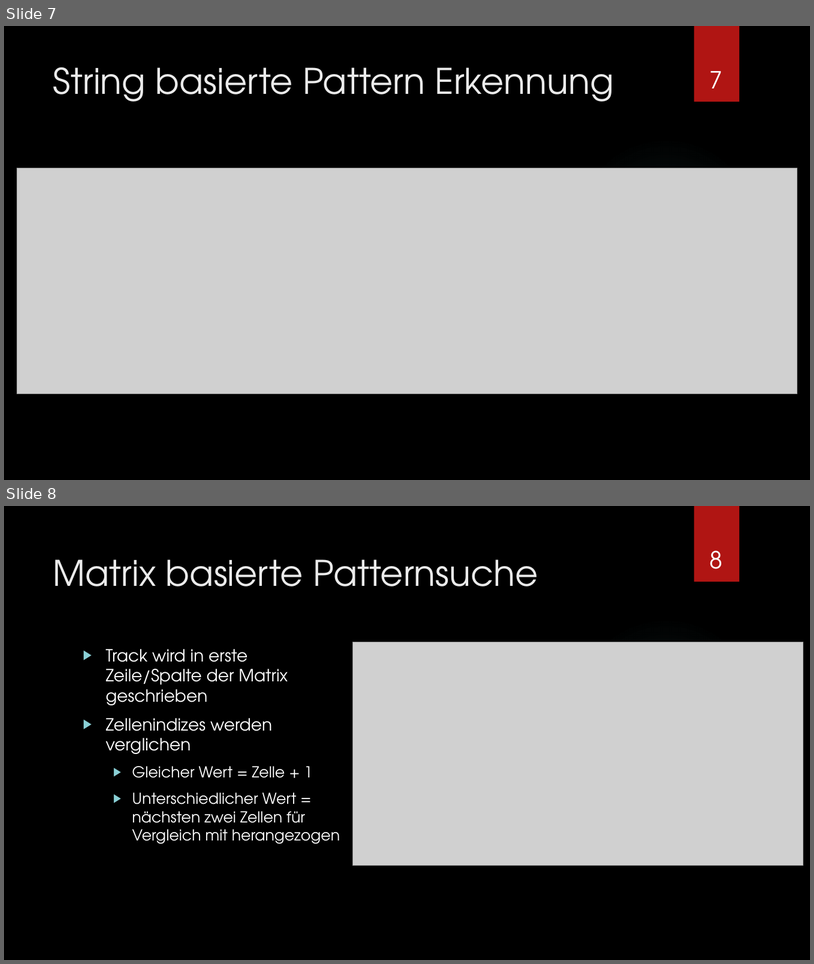
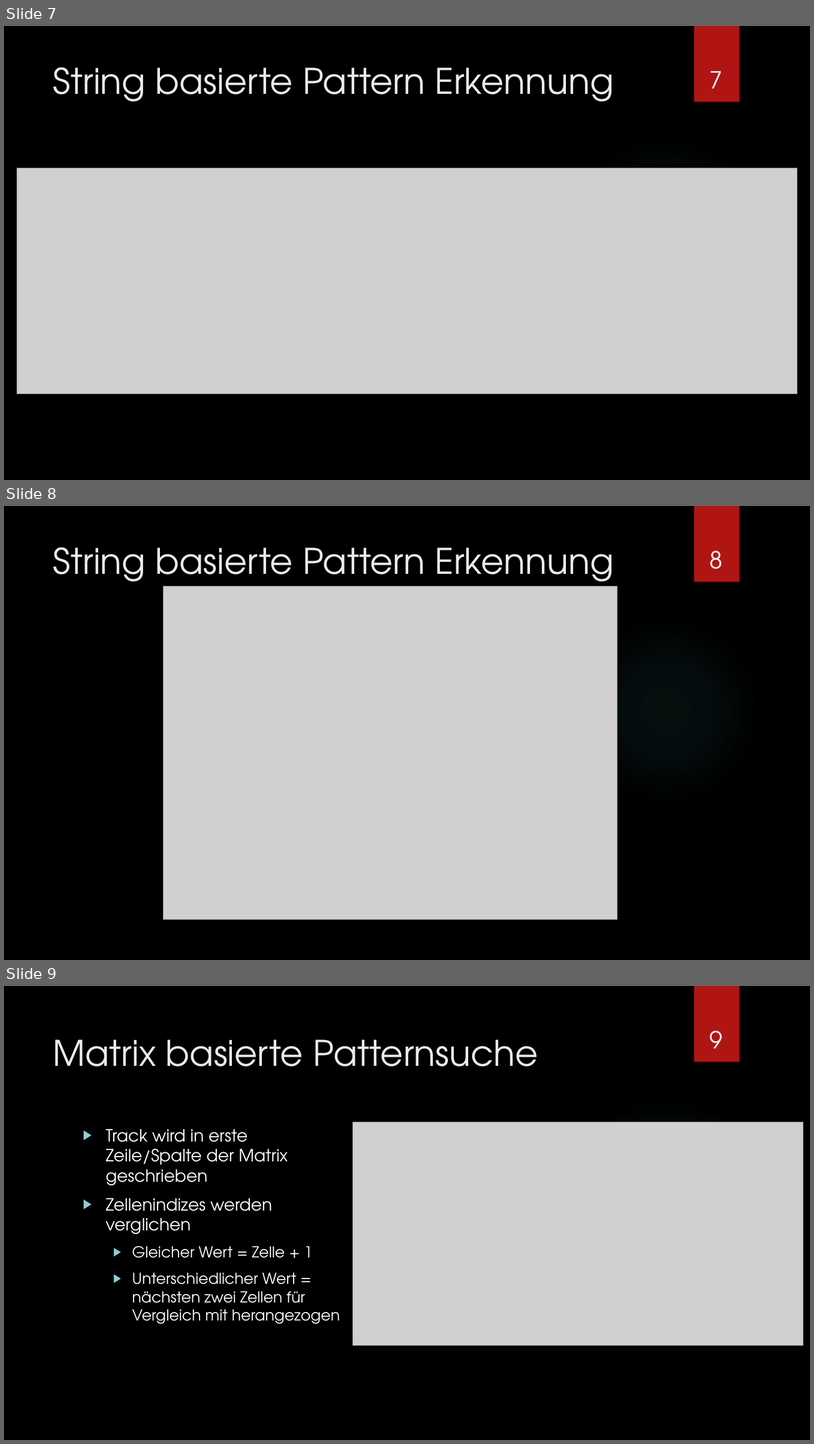
Before and after one commit to Hozeeben/Masterarbeit, a slide deck: Unterlagen/Verteidigung.pptx. Shown one above the other, each under a label of ours: slides 7 and 8 before the commit, slides 7, 8 and 9 after it. The pictures are 814x964 and 814x1444 pixels, drawn with LibreOffice and Linux fonts; fonts in the diff are those of the drawing; grey boxes stand for pictures; background and template pictures are left out. Boxes give left, top, right and bottom in pixels: in the first picture for what was removed or moved away, otherwise in the second. Text is boxed around its words. In the diff, an @@ line names an element or a change of style, - is before the commit and + after.

```diff
--- a/Unterlagen/Verteidigung.pptx
+++ b/Unterlagen/Verteidigung.pptx
@@ slide 8 added at <box>4,506,810,960</box>, background picture (left out); not listed: 2 template elements that a slide beside it also shows @@
@@ title added at <box>53,547,614,590</box>, 42 pt, text #EBEBEB @@
+String basierte Pattern Erkennung
@@ page number added at <box>710,550,723,569</box>, 28 pt, text #FFFFFF @@
+8
@@ picture added at <box>163,586,617,919</box> @@
@@ what was slide 8 is now slide 9 @@
@@ page number at <box>710,1030,723,1048</box>: text changed @@
-8
+9
```
Also in this commit, not shown: 2 slides changed.
